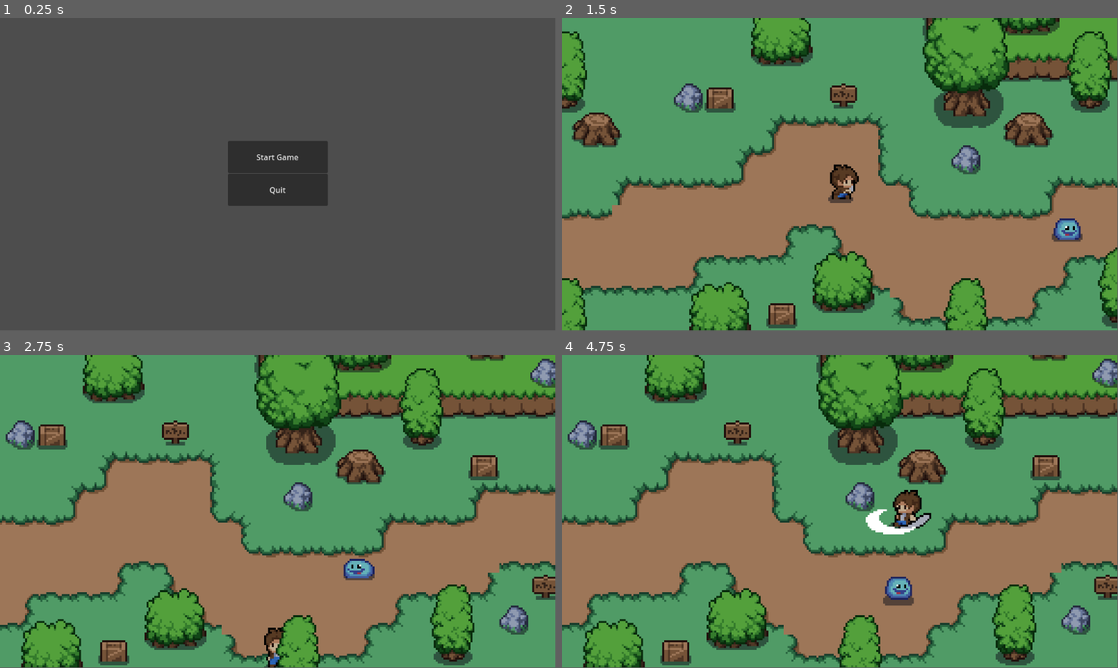
Above: before the commit, frames 1-4 (two rows, left to right).
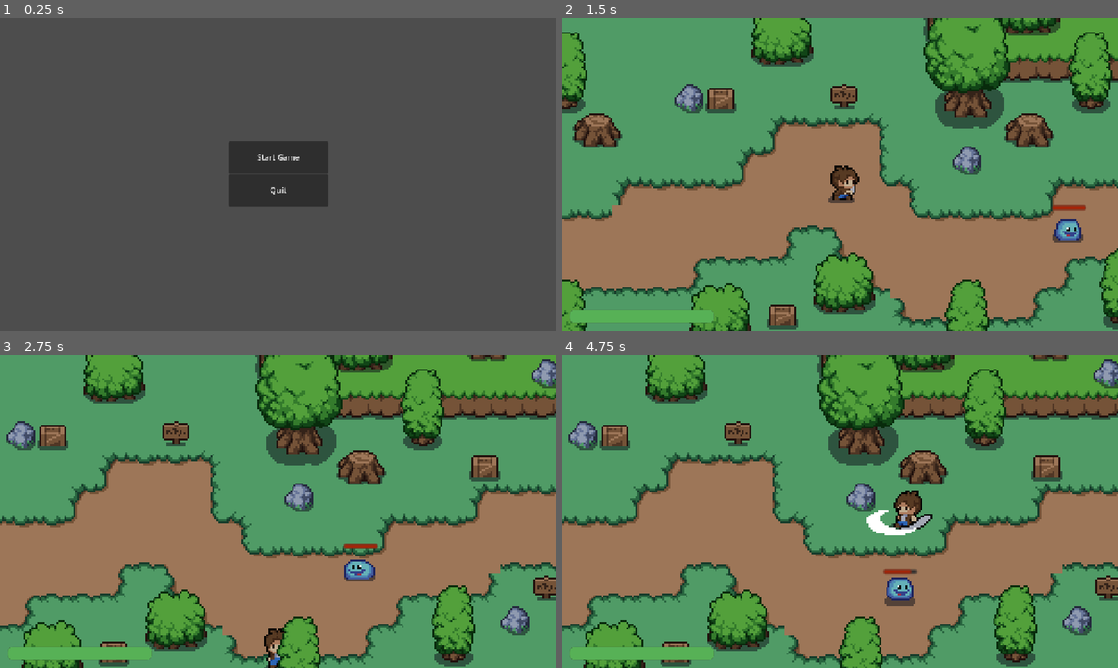
Above: after the commit, the same moments.

Repository: Isaac-Loc/Theta-Tau-Game
Game: Godot game, scene res://scenes/title_screen.tscn
The game is run twice, just before and just after one commit, with the same random seed, the same clock (stepped at 60 frames per second) and the same inputs.
Inputs:
- Up to frame 1 (0.25 s): no input
- Up to frame 2 (1.5 s): click "Start Game" at 0.5 s; hold Right (ui_right) from 1.28 s (still down); tap E (attack) at 1.35 s
- Up to frame 3 (2.75 s): release Right (ui_right) at 2.03 s; hold Down (ui_down) from 2.03 s (still down); tap E (attack) at 2.1 s
- Up to frame 4 (4.75 s): release Down (ui_down) at 2.78 s; hold Right (ui_right) 2.78-3.53 s; hold Shift (sprint) 2.78-3.53 s; tap E (attack) at 3.05, 3.6, 4.35 s; hold Up (ui_up) 3.53-4.28 s; hold Left (ui_left) from 4.28 s (still down)
The window is 799x449 before the commit and 800x450 after it. Grey fills any space a smaller window leaves; there, only what the larger window draws over its background counts as a difference.

The runs differ from the first frame. In frame 1, 0.2% of the frame differs, in the area x 41-59%, y 39-61%; in frame 2, 8.5%; in frame 3, 9.3%; in frame 4, 9.6%, in the area x 0-100%, y 0-100%.

Commit message:
health bars
title

Diff:
--- a/theta-tau-game/project.godot
+++ b/theta-tau-game/project.godot
@@ -19,6 +19,10 @@
 
 global="*res://scripts/global.gd"
 NavigationManager="*res://scripts/navigation_manager.gd"
+
+[display]
+
+window/stretch/mode="canvas_items"
 
 [input]
 
--- a/theta-tau-game/scenes/door.tscn
+++ b/theta-tau-game/scenes/door.tscn
@@ -6,9 +6,6 @@
 
 [node name="Door" type="Area2D"]
 script = ExtResource("1_hpvv5")
-destination_level_tag = null
-destination_door_tag = null
-spawn_direction = null
 
 [node name="CollisionShape2D" type="CollisionShape2D" parent="."]
 shape = SubResource("RectangleShape2D_uvdjg")
--- a/theta-tau-game/scenes/enemy.tscn
+++ b/theta-tau-game/scenes/enemy.tscn
@@ -1,7 +1,8 @@
-[gd_scene load_steps=22 format=3 uid="uid://cn7t1jxvivofk"]
+[gd_scene load_steps=23 format=3 uid="uid://cn7t1jxvivofk"]
 
 [ext_resource type="Script" uid="uid://b2s3avcq47arq" path="res://scripts/enemy.gd" id="1_4gyqm"]
 [ext_resource type="Texture2D" uid="uid://cq0yg4lx2hvli" path="res://art/characters/slime.png" id="2_qi2p4"]
+[ext_resource type="PackedScene" uid="uid://50rjym8bsddi" path="res://scenes/enemyhealthbar.tscn" id="3_4ra3w"]
 
 [sub_resource type="AtlasTexture" id="AtlasTexture_md0e3"]
 atlas = ExtResource("2_qi2p4")
@@ -165,6 +166,12 @@
 [node name="take_damage_cooldown" type="Timer" parent="."]
 wait_time = 0.5
 
+[node name="Healthbar" parent="." instance=ExtResource("3_4ra3w")]
+offset_left = -8.0
+offset_top = -17.0
+offset_right = 9.0
+offset_bottom = -15.0
+
 [connection signal="body_entered" from="detection_area" to="." method="_on_detection_area_body_entered"]
 [connection signal="body_exited" from="detection_area" to="." method="_on_detection_area_body_exited"]
 [connection signal="body_entered" from="enemy_hitbox" to="." method="_on_enemy_hitbox_body_entered"]
--- /dev/null
+++ b/theta-tau-game/scenes/enemyhealthbar.tscn
@@ -0,0 +1,27 @@
+[gd_scene load_steps=4 format=3 uid="uid://50rjym8bsddi"]
+
+[ext_resource type="Script" uid="uid://r62d1g7x2rck" path="res://scripts/healthbar.gd" id="1_d5gsb"]
+
+[sub_resource type="StyleBoxFlat" id="StyleBoxFlat_d5gsb"]
+bg_color = Color(0.176471, 0.176471, 0.176471, 1)
+corner_radius_top_left = 10
+corner_radius_top_right = 10
+corner_radius_bottom_right = 10
+corner_radius_bottom_left = 10
+
+[sub_resource type="StyleBoxFlat" id="StyleBoxFlat_ulkio"]
+bg_color = Color(0.656168, 0.141669, 0.0283895, 1)
+corner_radius_top_left = 10
+corner_radius_top_right = 10
+corner_radius_bottom_right = 10
+corner_radius_bottom_left = 10
+
+[node name="Healthbar" type="ProgressBar"]
+z_index = 1
+offset_right = 200.0
+offset_bottom = 4.0
+theme_override_styles/background = SubResource("StyleBoxFlat_d5gsb")
+theme_override_styles/fill = SubResource("StyleBoxFlat_ulkio")
+value = 50.0
+show_percentage = false
+script = ExtResource("1_d5gsb")
--- /dev/null
+++ b/theta-tau-game/scenes/healthbar.tscn
@@ -0,0 +1,27 @@
+[gd_scene load_steps=4 format=3 uid="uid://bv07kt3e4if0r"]
+
+[ext_resource type="Script" uid="uid://r62d1g7x2rck" path="res://scripts/healthbar.gd" id="1_8wl12"]
+
+[sub_resource type="StyleBoxFlat" id="StyleBoxFlat_8wl12"]
+bg_color = Color(0.176419, 0.176419, 0.176419, 1)
+corner_radius_top_left = 10
+corner_radius_top_right = 10
+corner_radius_bottom_right = 10
+corner_radius_bottom_left = 10
+
+[sub_resource type="StyleBoxFlat" id="StyleBoxFlat_ulkio"]
+bg_color = Color(0.343017, 0.693089, 0.336843, 1)
+corner_radius_top_left = 10
+corner_radius_top_right = 10
+corner_radius_bottom_right = 10
+corner_radius_bottom_left = 10
+
+[node name="Healthbar" type="ProgressBar"]
+z_index = 1
+offset_right = 200.0
+offset_bottom = 4.0
+theme_override_styles/background = SubResource("StyleBoxFlat_8wl12")
+theme_override_styles/fill = SubResource("StyleBoxFlat_ulkio")
+value = 50.0
+show_percentage = false
+script = ExtResource("1_8wl12")
--- a/theta-tau-game/scenes/player.tscn
+++ b/theta-tau-game/scenes/player.tscn
@@ -1,7 +1,8 @@
-[gd_scene load_steps=57 format=3 uid="uid://bql3hbgucp60q"]
+[gd_scene load_steps=58 format=3 uid="uid://bql3hbgucp60q"]
 
 [ext_resource type="Script" uid="uid://wbo6bbahvv8m" path="res://scripts/player.gd" id="1_g2els"]
 [ext_resource type="Texture2D" uid="uid://dayp8lnsv4e3o" path="res://art/characters/player.png" id="2_qhqgy"]
+[ext_resource type="PackedScene" uid="uid://bv07kt3e4if0r" path="res://scenes/healthbar.tscn" id="3_qhqgy"]
 
 [sub_resource type="CircleShape2D" id="CircleShape2D_g2els"]
 radius = 6.08276
@@ -455,17 +456,20 @@
 limit_right = 428
 limit_bottom = 176
 
-[node name="healthBar" type="ProgressBar" parent="."]
-modulate = Color(0.00392157, 0.976471, 0, 1)
-offset_left = -6.99999
-offset_top = 5.0
-offset_right = 113.0
-offset_bottom = 32.0
-scale = Vector2(0.1, 0.1)
-show_percentage = false
-
 [node name="regen_timer" type="Timer" parent="."]
 wait_time = 5.0
+
+[node name="CanvasLayer" type="CanvasLayer" parent="."]
+
+[node name="Healthbar" parent="CanvasLayer" instance=ExtResource("3_qhqgy")]
+anchors_preset = 2
+anchor_top = 1.0
+anchor_bottom = 1.0
+offset_left = 15.0
+offset_top = -44.0
+offset_right = 314.0
+offset_bottom = -18.0
+grow_vertical = 0
 
 [connection signal="body_entered" from="player_hitbox" to="." method="_on_player_hitbox_body_entered"]
 [connection signal="body_exited" from="player_hitbox" to="." method="_on_player_hitbox_body_exited"]
--- a/theta-tau-game/scenes/world2.tscn
+++ b/theta-tau-game/scenes/world2.tscn
@@ -6,6 +6,7 @@
 [ext_resource type="Texture2D" uid="uid://c675ubyhgmgn7" path="res://art/objects/objects.png" id="3_7d436"]
 [ext_resource type="PackedScene" uid="uid://dsmto7q7vtm7r" path="res://scenes/door.tscn" id="5_0yomu"]
 [ext_resource type="PackedScene" uid="uid://bql3hbgucp60q" path="res://scenes/player.tscn" id="6_7d436"]
+[ext_resource type="PackedScene" uid="uid://cn7t1jxvivofk" path="res://scenes/enemy.tscn" id="7_1te1p"]
 
 [sub_resource type="TileSetAtlasSource" id="TileSetAtlasSource_jlm5j"]
 texture = ExtResource("1_xq77f")
@@ -120,5 +121,8 @@
 [node name="CollisionPolygon2D" type="CollisionPolygon2D" parent="StaticBody2D"]
 polygon = PackedVector2Array(-49, 44, 10, 44, 10, 30, 74, 29, 75, -5, 100, -6, 104, -33, 148, -31, 148, 11, 186, 11, 18 …(336 unchanged characters)…
 
+[node name="enemy" parent="." instance=ExtResource("7_1te1p")]
+position = Vector2(41, 107)
+
 [editable path="doors/door_E"]
 [editable path="player"]
--- a/theta-tau-game/scripts/enemy.gd
+++ b/theta-tau-game/scripts/enemy.gd
@@ -8,10 +8,16 @@
 var player_inattack_zone = false
 var can_take_damage = true
 
+@onready var healthbar = $Healthbar
+
 # Knockback settings
 var knockback_vector = Vector2.ZERO
 var knockback_strength = 150.0
 var knockback_damping = 8.0
+
+func _ready():
+	healthbar.init_health(health)
+
 
 func _physics_process(delta):
 	deal_with_damage()
@@ -54,6 +60,7 @@
 	if player_inattack_zone and global.player_current_attack:
 		if can_take_damage:
 			health -= 20
+			update_health()
 			$take_damage_cooldown.start()
 			can_take_damage = false
 
@@ -68,3 +75,7 @@
 
 func _on_take_damage_cooldown_timeout() -> void:
 	can_take_damage = true
+
+func update_health():
+	healthbar.value = health
+	healthbar.visible = health <= 100
--- /dev/null
+++ b/theta-tau-game/scripts/healthbar.gd
@@ -0,0 +1,20 @@
+extends ProgressBar
+
+@onready var damage_bar = $Damagebar
+
+var health = 0 : set = _set_health
+
+func _set_health(new_health):
+	var prev_health = health
+	health = min(max_value, new_health)
+	value = health
+
+	if health<= 0:
+		queue_free()
+
+
+
+func init_health(_health):
+	health = _health
+	max_value = health
+	value = health
--- a/theta-tau-game/scripts/player.gd
+++ b/theta-tau-game/scripts/player.gd
@@ -14,7 +14,14 @@
 
 @onready var world = $"../"
 
+@onready var healthbar = $CanvasLayer/Healthbar
+
+
+
+
+
 func _ready():
+	healthbar.init_health(health)
 	$AnimatedSprite2D.play("front_idle")
 	$regen_timer.start()  # Start the regen timer if not autostart
 	$regen_timer.timeout.connect(_on_regen_timer_timeout)  # Connect the signal (can also do this in the editor)
@@ -142,9 +149,8 @@
 	attack_ip = false
 
 func update_health():
-	var healthbar = $healthBar
 	healthbar.value = health
-	healthbar.visible = health < 100
+	healthbar.visible = health <= 100
 
 func _on_regen_timer_timeout() -> void:
 	if player_alive and health < 100:
Not shown: 1 places in theta-tau-game/scenes/world2.tscn that only renumber resources
Not shown, added: theta-tau-game/scripts/healthbar.gd.uid
